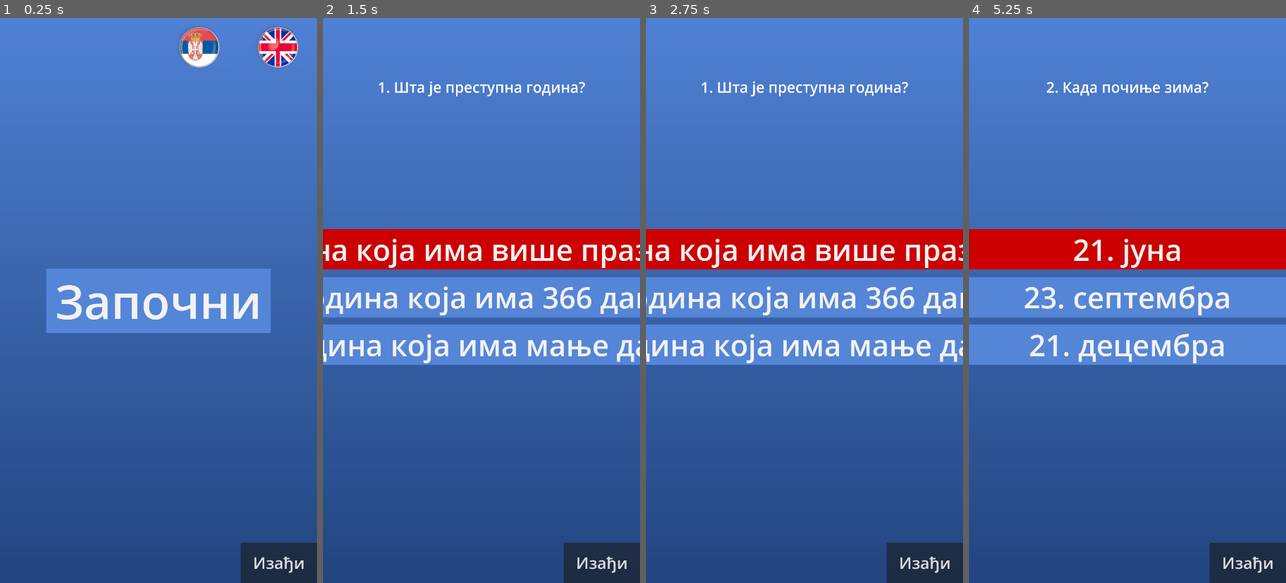
Above: before the commit, frames 1-4 (left to right).
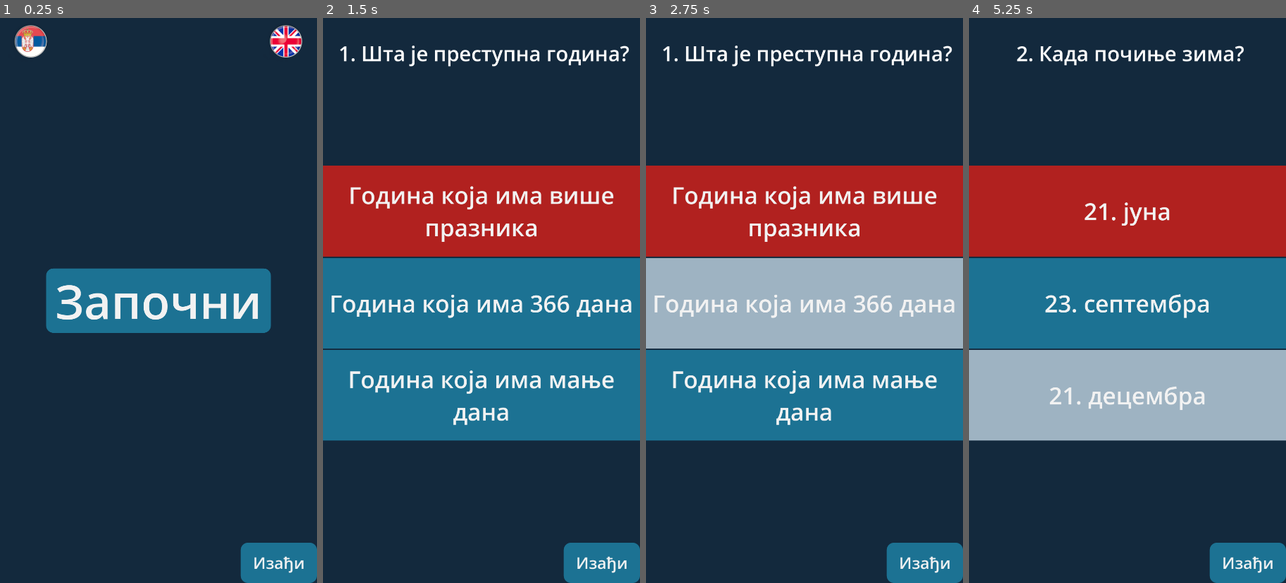
Above: after the commit, the same moments.

Repository: mcbane23/GodotQuiz
Game: Godot game, scene res://scenes/main.tscn
Same seed, same stepped clock (60 frames per second), same inputs: the game is played once before the commit and once after it.
Inputs:
- Up to frame 1 (0.25 s): no input
- Up to frame 2 (1.5 s): click "Започни" at 0.5 s; click "Година која има више празника" at 1.25 s
- Up to frame 3 (2.75 s): click "Година која има 366 дана" at 2 s
- Up to frame 4 (5.25 s): click "Година која има мање дана" at 2.75 s; click "21. јуна" at 3.5 s; click "23. септембра" at 4.25 s; click "21. децембра" at 5 s

The runs differ from the first frame. In frame 1, 99% of the frame differs, in the area x 0-100%, y 0-100%; in frame 2, 97%; in frame 3, 97%; in frame 4, 100%.

Commit message:
Refactor UI layout and colors

Diff:
--- a/project.godot
+++ b/project.godot
@@ -31,6 +31,10 @@
 window/stretch/aspect="expand"
 window/handheld/orientation=1
 
+[gui]
+
+theme/custom="uid://cq0m3bxrr77sk"
+
 [rendering]
 
 renderer/rendering_method="gl_compatibility"
--- a/scenes/game.tscn
+++ b/scenes/game.tscn
@@ -21,7 +21,17 @@
 grow_vertical = 2
 script = ExtResource("1_r67kn")
 
+[node name="ColorRect" type="ColorRect" parent="."]
+layout_mode = 1
+anchors_preset = 15
+anchor_right = 1.0
+anchor_bottom = 1.0
+grow_horizontal = 2
+grow_vertical = 2
+color = Color(0.0745098, 0.160784, 0.239216, 1)
+
 [node name="Background" type="TextureRect" parent="."]
+visible = false
 layout_mode = 1
 anchors_preset = 15
 anchor_right = 1.0
@@ -36,30 +46,32 @@
 layout_mode = 1
 anchors_preset = 10
 anchor_right = 1.0
-offset_top = 200.0
-offset_bottom = 269.0
+offset_left = 9.0
+offset_top = 72.0
+offset_right = 9.0
+offset_bottom = 490.0
 grow_horizontal = 2
 theme = ExtResource("2_brbbq")
 text = "Question"
 horizontal_alignment = 1
-autowrap_mode = 2
-metadata/_edit_lock_ = true
+autowrap_mode = 3
+clip_text = true
 
 [node name="Result" type="Label" parent="."]
 custom_minimum_size = Vector2(50, 0)
 layout_mode = 1
 anchors_preset = 10
 anchor_right = 1.0
-offset_top = 1250.0
-offset_bottom = 1319.0
+offset_top = 1521.0
+offset_bottom = 1631.0
 grow_horizontal = 2
 theme = ExtResource("2_brbbq")
 text = "Result"
 horizontal_alignment = 1
 autowrap_mode = 2
-metadata/_edit_lock_ = true
 
 [node name="VBoxContainer" type="VBoxContainer" parent="."]
+visible = false
 layout_mode = 1
 anchors_preset = 14
 anchor_top = 0.5
@@ -76,30 +88,18 @@
 
 [node name="Button1" type="Button" parent="VBoxContainer"]
 layout_mode = 2
+theme_override_font_sizes/font_size = 80
 text = "Option 1"
 
 [node name="Button2" type="Button" parent="VBoxContainer"]
 layout_mode = 2
+theme_override_font_sizes/font_size = 80
 text = "Option 2"
 
 [node name="Button3" type="Button" parent="VBoxContainer"]
 layout_mode = 2
+theme_override_font_sizes/font_size = 80
 text = "Option 3"
-
-[node name="RestartButton" type="Button" parent="."]
-layout_mode = 1
-anchors_preset = 12
-anchor_top = 1.0
-anchor_right = 1.0
-anchor_bottom = 1.0
-offset_top = -412.0
-offset_bottom = -275.0
-grow_horizontal = 2
-grow_vertical = 0
-size_flags_vertical = 8
-theme = ExtResource("2_brbbq")
-text = "Restart"
-metadata/_edit_lock_ = true
 
 [node name="ExitButton" type="Button" parent="."]
 layout_mode = 1
@@ -114,6 +114,7 @@
 grow_vertical = 0
 size_flags_vertical = 8
 focus_mode = 0
+theme_type_variation = &"RoundButton"
 theme_override_font_sizes/font_size = 55
 text = "Exit"
 metadata/_edit_lock_ = true
@@ -127,8 +128,8 @@
 anchor_top = 0.5
 anchor_right = 1.0
 anchor_bottom = 0.5
-offset_top = 390.0
-offset_bottom = 420.0
+offset_top = 740.0
+offset_bottom = 770.0
 grow_horizontal = 2
 grow_vertical = 2
 metadata/_edit_lock_ = true
@@ -140,12 +141,64 @@
 offset_top = 5.0
 offset_bottom = 25.0
 grow_horizontal = 2
-color = Color(3.08037e-06, 0.862334, 0.492369, 1)
-metadata/_edit_lock_ = true
+color = Color(0, 0.862745, 0.494118, 1)
+metadata/_edit_lock_ = true
+
+[node name="GridContainer" type="GridContainer" parent="."]
+layout_mode = 1
+anchors_preset = -1
+anchor_top = 0.261458
+anchor_right = 1.0
+anchor_bottom = 0.747917
+grow_horizontal = 2
+grow_vertical = 2
+metadata/_edit_use_anchors_ = true
+
+[node name="Button4" type="Button" parent="GridContainer"]
+layout_mode = 2
+size_flags_horizontal = 3
+size_flags_vertical = 3
+theme_override_font_sizes/font_size = 80
+text = "Option 1"
+autowrap_mode = 3
+
+[node name="Button5" type="Button" parent="GridContainer"]
+layout_mode = 2
+size_flags_horizontal = 3
+size_flags_vertical = 3
+theme_override_font_sizes/font_size = 80
+text = "Option 2"
+autowrap_mode = 3
+
+[node name="Button6" type="Button" parent="GridContainer"]
+layout_mode = 2
+size_flags_horizontal = 3
+size_flags_vertical = 3
+theme_override_font_sizes/font_size = 80
+text = "Option 3"
+autowrap_mode = 3
+
+[node name="RestartButton" type="Button" parent="."]
+layout_mode = 1
+anchors_preset = 14
+anchor_top = 0.5
+anchor_right = 1.0
+anchor_bottom = 0.5
+offset_top = -68.5
+offset_bottom = 68.5
+grow_horizontal = 2
+grow_vertical = 2
+size_flags_vertical = 8
+theme = ExtResource("2_brbbq")
+theme_type_variation = &"RoundButton"
+text = "Restart"
 
 [connection signal="pressed" from="VBoxContainer/Button1" to="." method="_on_option_button_pressed" binds= [0]]
 [connection signal="pressed" from="VBoxContainer/Button2" to="." method="_on_option_button_pressed" binds= [1]]
 [connection signal="pressed" from="VBoxContainer/Button3" to="." method="_on_option_button_pressed" binds= [2]]
-[connection signal="pressed" from="RestartButton" to="." method="_on_restart_button_pressed"]
 [connection signal="pressed" from="ExitButton" to="." method="_on_exit_button_pressed"]
 [connection signal="timeout" from="Timer2" to="." method="_on_timer_timeout"]
+[connection signal="pressed" from="GridContainer/Button4" to="." method="_on_option_button_pressed" binds= [0]]
+[connection signal="pressed" from="GridContainer/Button5" to="." method="_on_option_button_pressed" binds= [1]]
+[connection signal="pressed" from="GridContainer/Button6" to="." method="_on_option_button_pressed" binds= [2]]
+[connection signal="pressed" from="RestartButton" to="." method="_on_restart_button_pressed"]
--- a/scenes/main.tscn
+++ b/scenes/main.tscn
@@ -25,7 +25,17 @@
 script = ExtResource("1_o5qli")
 metadata/_edit_use_anchors_ = true
 
+[node name="ColorRect" type="ColorRect" parent="."]
+layout_mode = 1
+anchors_preset = 15
+anchor_right = 1.0
+anchor_bottom = 1.0
+grow_horizontal = 2
+grow_vertical = 2
+color = Color(0.0745098, 0.160784, 0.239216, 1)
+
 [node name="Background" type="TextureRect" parent="."]
+visible = false
 layout_mode = 1
 anchors_preset = 15
 anchor_right = 1.0
@@ -47,6 +57,7 @@
 grow_vertical = 0
 size_flags_vertical = 8
 focus_mode = 0
+theme_type_variation = &"RoundButton"
 theme_override_font_sizes/font_size = 55
 text = "Exit"
 
@@ -63,23 +74,23 @@
 offset_bottom = 109.5
 grow_horizontal = 2
 grow_vertical = 2
-theme = ExtResource("2_0wfyh")
+theme_type_variation = &"RoundButton"
 theme_override_font_sizes/font_size = 160
 text = "Start"
 
 [node name="GridContainer" type="GridContainer" parent="."]
 layout_mode = 1
-anchors_preset = 1
-anchor_left = 1.0
+anchors_preset = 10
 anchor_right = 1.0
-offset_left = -532.0
+offset_right = 271.0
 offset_bottom = 200.0
-grow_horizontal = 0
+grow_horizontal = 2
+scale = Vector2(0.8, 0.8)
 columns = 2
 
 [node name="Sr" type="Button" parent="GridContainer"]
 layout_mode = 2
-size_flags_horizontal = 3
+size_flags_horizontal = 2
 size_flags_vertical = 3
 theme = ExtResource("2_0wfyh")
 theme_override_constants/align_to_largest_stylebox = 1
@@ -88,7 +99,7 @@
 
 [node name="En" type="Button" parent="GridContainer"]
 layout_mode = 2
-size_flags_horizontal = 3
+size_flags_horizontal = 10
 size_flags_vertical = 3
 theme = ExtResource("2_0wfyh")
 theme_override_constants/align_to_largest_stylebox = 1
--- a/scripts/game.gd
+++ b/scripts/game.gd
@@ -4,9 +4,12 @@
 @onready var Result = $Result
 @onready var RestartButton = $RestartButton
 @onready var ExitButton = $ExitButton
-@onready var Button1 = $VBoxContainer/Button1
-@onready var Button2 = $VBoxContainer/Button2
-@onready var Button3 = $VBoxContainer/Button3
+#@onready var Button1 = $VBoxContainer/Button1
+#@onready var Button2 = $VBoxContainer/Button2
+#@onready var Button3 = $VBoxContainer/Button3
+@onready var Button1 = $GridContainer/Button4
+@onready var Button2 = $GridContainer/Button5
+@onready var Button3 = $GridContainer/Button6
 @onready var VisualTimer = $TimerPanel/ColorRect
 @onready var TimerPanel = $TimerPanel
 
@@ -27,8 +30,8 @@
 var stylebox_theme_normal: StyleBoxFlat
 var stylebox_theme_hover: StyleBoxFlat
 var stylebox_theme_pressed: StyleBoxFlat
-const green = Color(0.0, 0.8, 0.0)
-const red = Color(0.8,0.0,0.0,1.0)
+const green = Color(0.0, 0.862, 0.492)
+const red = Color(0.694,0.13,0.122)
 
 # Called when the node enters the scene tree for the first time.
 func _ready():
--- a/themes/theme.tres
+++ b/themes/theme.tres
@@ -1,18 +1,39 @@
-[gd_resource type="Theme" load_steps=6 format=3 uid="uid://cq0m3bxrr77sk"]
+[gd_resource type="Theme" load_steps=9 format=3 uid="uid://cq0m3bxrr77sk"]
 
 [sub_resource type="StyleBoxEmpty" id="StyleBoxEmpty_7hy66"]
 
 [sub_resource type="StyleBoxFlat" id="StyleBoxFlat_omka4"]
-bg_color = Color(0.329412, 0.521569, 0.843137, 1)
+bg_color = Color(0.619608, 0.701961, 0.760784, 1)
 
 [sub_resource type="StyleBoxFlat" id="StyleBoxFlat_cyikg"]
-bg_color = Color(0.329592, 0.520567, 0.843658, 1)
+bg_color = Color(0.109804, 0.447059, 0.576471, 1)
 
 [sub_resource type="StyleBoxFlat" id="StyleBoxFlat_ptunl"]
-bg_color = Color(0.0470588, 0.4, 0.733333, 1)
+bg_color = Color(0.0235294, 0.352941, 0.509804, 1)
 
 [sub_resource type="StyleBoxFlat" id="StyleBoxFlat_1pqvg"]
 bg_color = Color(0.6, 0.6, 0.6, 0)
+
+[sub_resource type="StyleBoxFlat" id="StyleBoxFlat_oryc4"]
+bg_color = Color(0.619608, 0.701961, 0.760784, 1)
+corner_radius_top_left = 25
+corner_radius_top_right = 25
+corner_radius_bottom_right = 25
+corner_radius_bottom_left = 25
+
+[sub_resource type="StyleBoxFlat" id="StyleBoxFlat_1h68f"]
+bg_color = Color(0.109804, 0.447059, 0.576471, 1)
+corner_radius_top_left = 25
+corner_radius_top_right = 25
+corner_radius_bottom_right = 25
+corner_radius_bottom_left = 25
+
+[sub_resource type="StyleBoxFlat" id="StyleBoxFlat_kgv31"]
+bg_color = Color(0.00784314, 0.207843, 0.403922, 1)
+corner_radius_top_left = 25
+corner_radius_top_right = 25
+corner_radius_bottom_right = 25
+corner_radius_bottom_left = 25
 
 [resource]
 Button/colors/font_color = Color(0.94902, 0.94902, 0.94902, 1)
@@ -24,4 +45,8 @@
 ItemList/colors/font_color = Color(0.793697, 0.863324, 0.918477, 1)
 ItemList/font_sizes/font_size = 32
 ItemList/styles/panel = SubResource("StyleBoxFlat_1pqvg")
-Label/font_sizes/font_size = 50
+Label/font_sizes/font_size = 70
+RoundButton/base_type = &"Button"
+RoundButton/styles/hover = SubResource("StyleBoxFlat_oryc4")
+RoundButton/styles/normal = SubResource("StyleBoxFlat_1h68f")
+RoundButton/styles/pressed = SubResource("StyleBoxFlat_kgv31")
